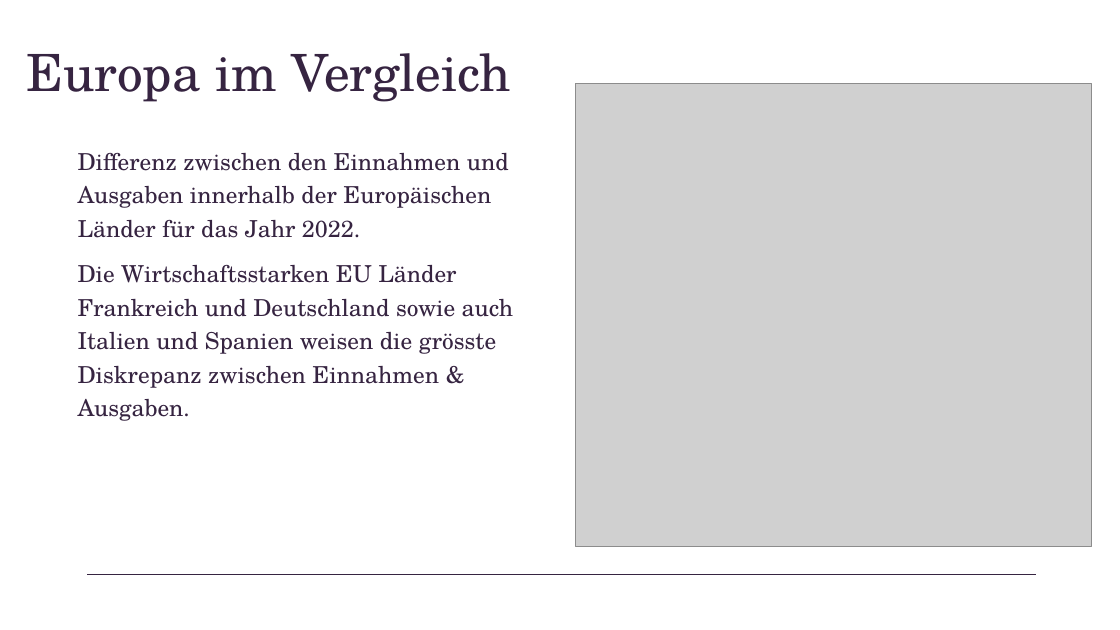
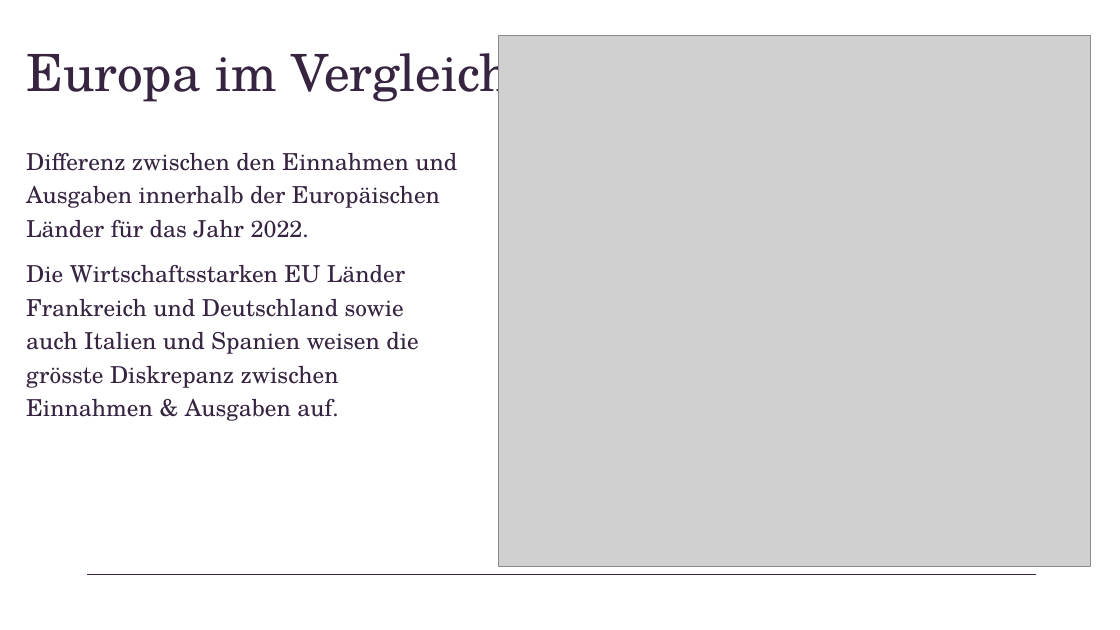
Before and after one commit to fischer-lukas/bina24_cifci_fischer, a slide deck: slide 5 of Staatsfinanzen im Vergleich.pptx. Drawn at 1120x630 pixels with LibreOffice and Linux fonts; fonts in the diff are those of the drawing; grey boxes stand for pictures. Boxes give left, top, right and bottom in pixels: in the first picture for what was removed or moved away, otherwise in the second. Text is boxed around its words. In the diff, an @@ line names an element or a change of style, - is before the commit and + after.

```diff
--- a/Staatsfinanzen im Vergleich.pptx
+++ b/Staatsfinanzen im Vergleich.pptx
@@ picture: place and size @@
-picture at [576,84,1092,547]
+picture at [499,35,1091,566]
@@ text "Differenz zwischen den Einnahmen und ...": place and size @@
-text "Differenz zwischen den Einnahmen und ..." at [78,153,514,421]
+text "Differenz zwischen den Einnahmen und ..." at [26,153,457,421]
@@ text at [26,265,418,421]: text changed @@
-Die Wirtschaftsstarken EU Länder Frankreich und Deutschland sowie auch Italien und Spanien weisen die grösste Diskrepanz zwischen Einnahmen & Ausgaben.
+Die Wirtschaftsstarken EU Länder Frankreich und Deutschland sowie auch Italien und Spanien weisen die grösste Diskrepanz zwischen Einnahmen & Ausgaben auf.
```
Also in this commit, not shown: 8 other slides changed, 1 slide added.
